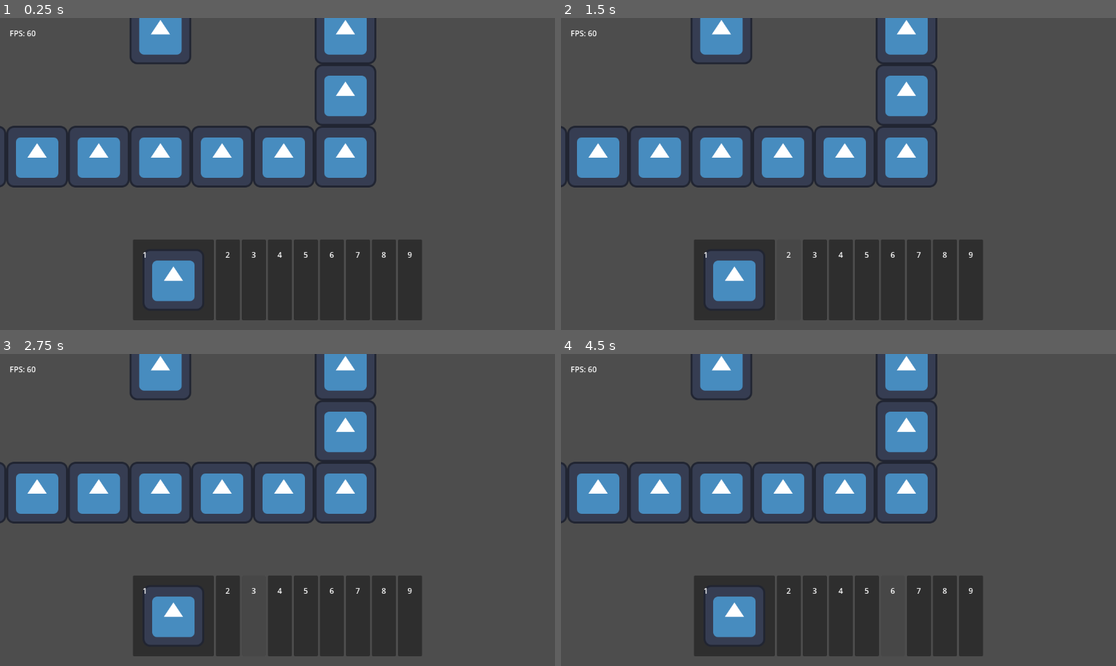
Above: before the commit, frames 1-4 (two rows, left to right).
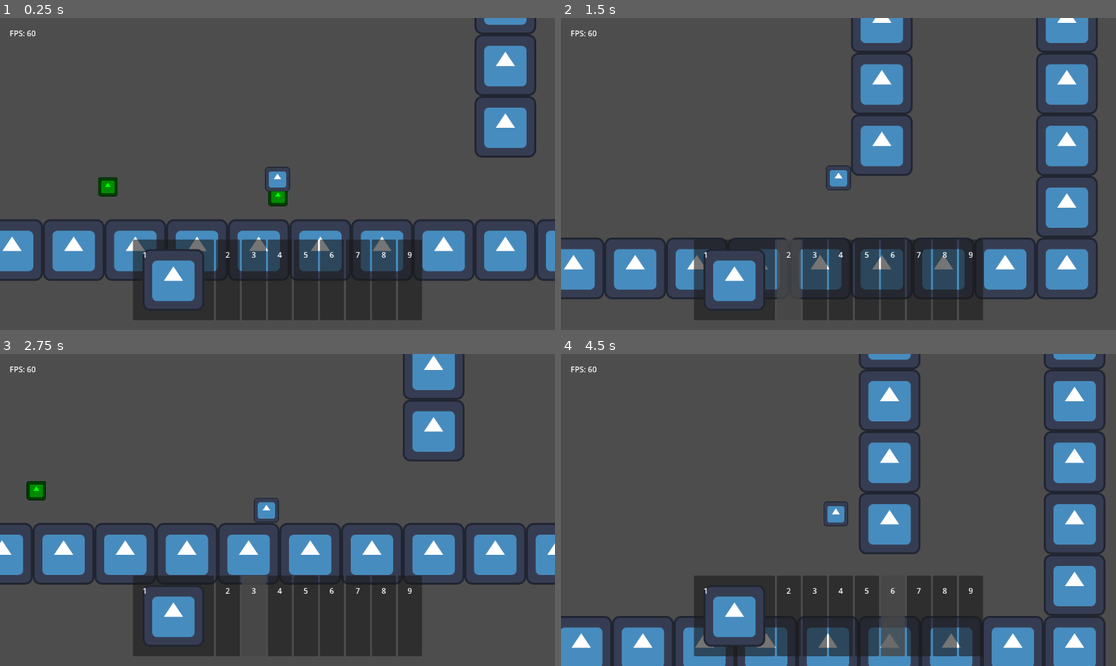
Above: after the commit, the same moments.

Repository: TheHumanMRP/RPG-Life-Tracker
Game: Godot game, scene res://Folders/Systems/Main/Scenes/main_scene.tscn
Same seed, same stepped clock (60 frames per second), same inputs: the game is played once before the commit and once after it. The engine's default icon, where the game draws it, is replaced by a stand-in: a white triangle on a blue panel in a dark square.
Inputs (mouse positions are in pixels of both pictures, inside the frame that each line leads up to):
- Up to frame 1 (0.25 s): no input
- Up to frame 2 (1.5 s): move the mouse to (733, 280) at 0.52 s; hold D (move_right) from 0.53 s (still down); tap I (add_test_sword) at 0.6, 1.35 s; click (733, 280) at 0.67 s; tap Space (jump) at 0.77 s; move the mouse to (788, 280) at 1.27 s; click (788, 280) at 1.42 s
- Up to frame 3 (2.75 s): tap Space (jump) at 1.52 s; move the mouse to (255, 616) at 2.02 s; release D (move_right) at 2.03 s; hold A (move_left) from 2.03 s (still down); tap I (add_test_sword) at 2.1 s; click (255, 616) at 2.17 s
- Up to frame 4 (4.5 s): move the mouse to (838, 616) at 2.77 s; release A (move_left) at 2.78 s; hold D (move_right) 2.78-4.28 s; tap I (add_test_sword) at 2.85, 3.6, 4.35 s; click (838, 616) at 2.92 s; tap Space (jump) at 3.02, 3.77 s; move the mouse to (866, 616) at 3.52 s; click (866, 616) at 3.67 s; move the mouse to (894, 616) at 4.27 s; hold A (move_left) from 4.28 s (still down); click (894, 616) at 4.42 s

The runs differ from the first frame. In frame 1, 24% of the frame differs, in the area x 0-100%, y 0-85%; in frame 2, 26%; in frame 3, 24%; in frame 4, 27%, in the area x 0-99%, y 0-100%.
Error before the commit: Parse Error: Could not parse global class "MovementComponent" from "res://Folders/Components/movement_component.gd". (res://Folders/Systems/Player/player.gd:17)
Error after the commit: Invalid call. Nonexistent function 'get_inventory' in base 'Node (global.gd)'. (res://Folders/Systems/Inventory_System/Scripts/hotbar_logic.gd:61)

Commit message:
Auto commit at 2026-07-11 20:39:33

Diff:
--- a/Folders/Components/movement_component.gd
+++ b/Folders/Components/movement_component.gd
@@ -61,9 +61,10 @@
 
 	# Apply gravity
 	if not is_on_floor:
-		if increase_gravity_while_falling:
-			velocity.y += gravity *
-		velocity.y += gravity * delta
+		if increase_gravity_while_falling and velocity.y > 0:
+			velocity.y += gravity * gravity_multiplier_while_flling * delta
+		else:
+			velocity.y += gravity * delta
 
 	coyote_timer += delta
 
